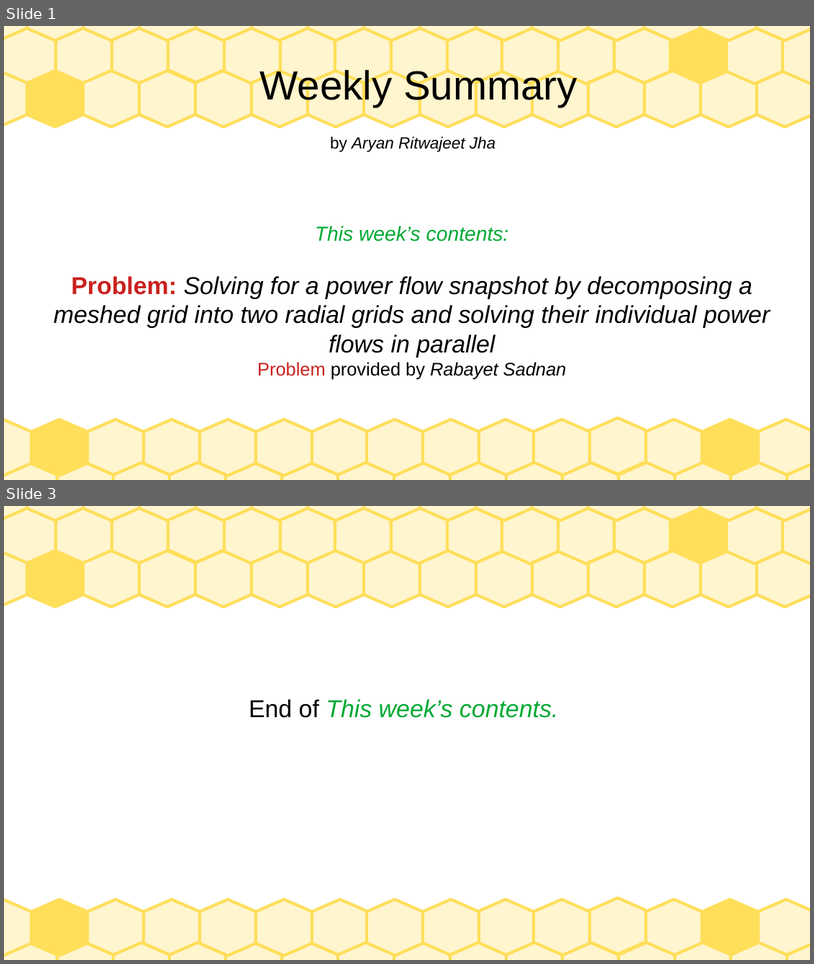
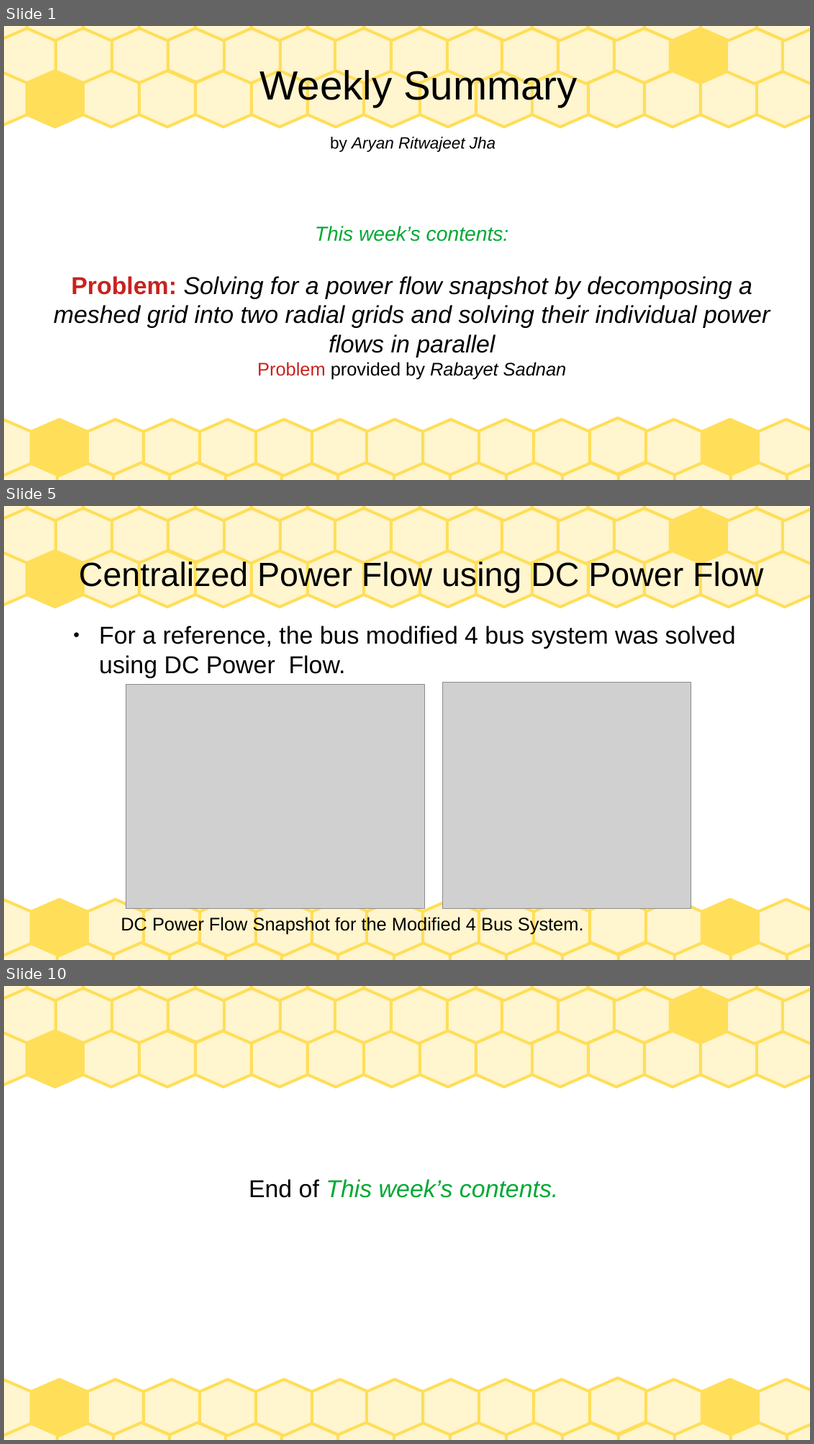
Before and after one commit to Realife-Brahmin/OriginalDocsHub, a slide deck: research_showcase/weeklyPresentation_aryan_ritwajeet_jha.odp. Shown one above the other, each under a label of ours: slides 1 and 3 before the commit, slides 1, 5 and 10 after it; the slides between them are not shown. The pictures are 814x964 and 814x1444 pixels, drawn with LibreOffice and Linux fonts; fonts in the diff are those of the drawing; grey boxes stand for pictures. Boxes give left, top, right and bottom in pixels: in the first picture for what was removed or moved away, otherwise in the second. Text is boxed around its words. In the diff, an @@ line names an element or a change of style, - is before the commit and + after.

```diff
--- a/research_showcase/weeklyPresentation_aryan_ritwajeet_jha.odp
+++ b/research_showcase/weeklyPresentation_aryan_ritwajeet_jha.odp
@@ slide 5 added at <box>4,506,810,960</box>, background #FFFFFF; not listed: 75 template elements that a slide beside it also shows @@
@@ title added at <box>79,559,764,592</box>, 33 pt, text #000000 @@
+Centralized Power Flow using DC Power Flow
@@ text added at <box>99,626,736,678</box>, 24 pt, text #000000 @@
+● For a reference, the bus modified 4 bus system was solved using DC Power Flow.
@@ picture added at <box>126,685,424,908</box> @@
@@ picture added at <box>443,682,692,908</box> @@
@@ text added at <box>121,915,584,934</box>, 18 pt, text #000000 @@
+DC Power Flow Snapshot for the Modified 4 Bus System.
@@ what was slide 3 is now slide 10 @@
```
Also in this commit, not shown: 7 other slides added, 1 slide removed, 2 other files.
